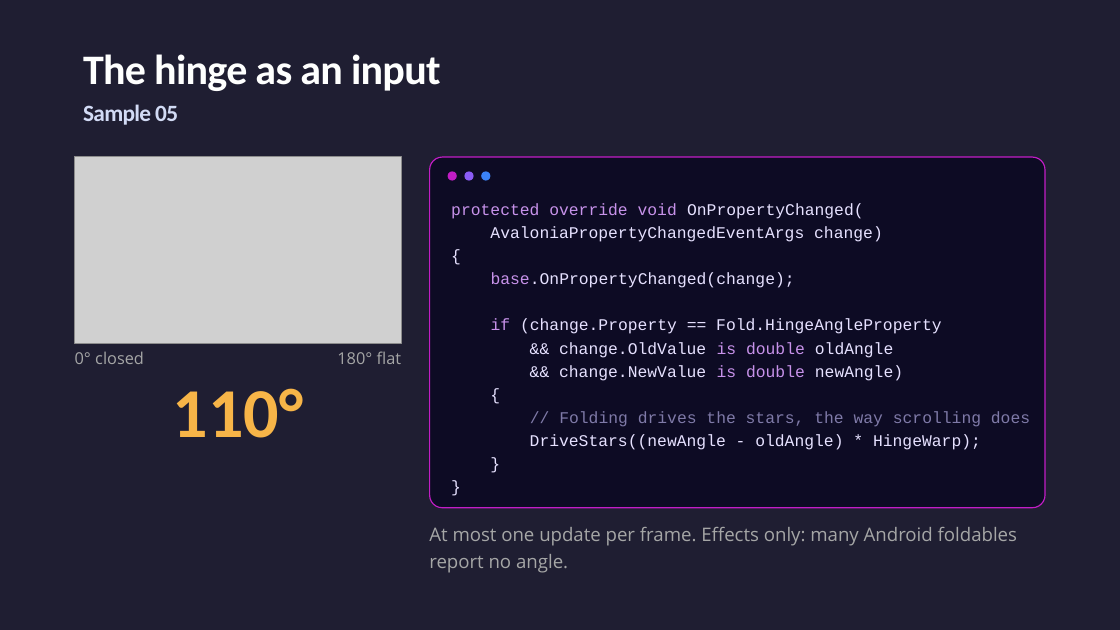
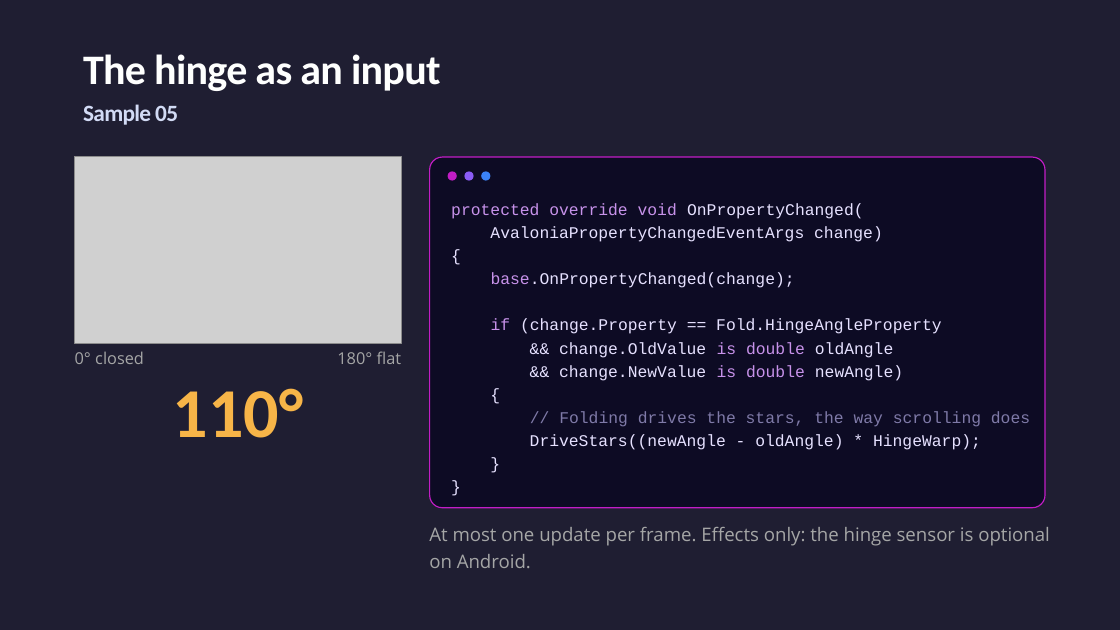
Before and after one commit to jsuarezruiz/dotnetconf2026-avalonia-foldables, a slide deck: slide 17 of Building Dual-Screen Experiences with Avalonia.pptx. Drawn at 1120x630 pixels with LibreOffice and Linux fonts; fonts in the diff are those of the drawing; grey boxes stand for pictures. Boxes give left, top, right and bottom in pixels: in the first picture for what was removed or moved away, otherwise in the second. Text is boxed around its words. In the diff, an @@ line names an element or a change of style, - is before the commit and + after.

```diff
--- a/Building Dual-Screen Experiences with Avalonia.pptx
+++ b/Building Dual-Screen Experiences with Avalonia.pptx
@@ text at <box>429,527,1050,568</box>: text changed @@
-At most one update per frame. Effects only: many Android foldables report no angle.
+At most one update per frame. Effects only: the hinge sensor is optional on Android.
```
Also in this commit, not shown: 8 other slides changed, 2 other files.
